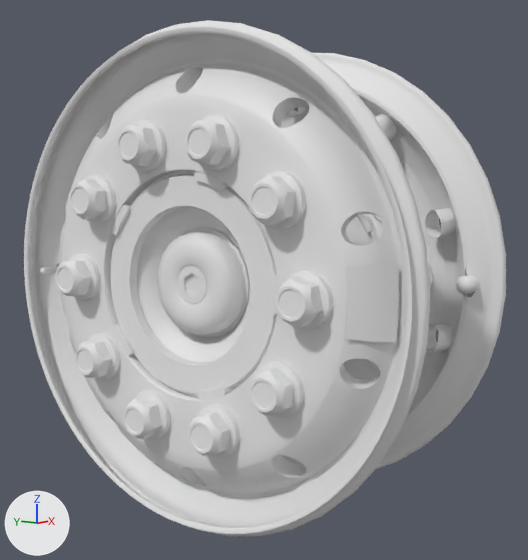
Two versions of the Blender file base/vehicle/truck/upgrade/rim/50k_alcoa/front.blend, one commit apart.
Camera for both pictures: a 50 mm camera at (-0.78, -0.586, 0.113) aimed at (0.012, -0.018, -0.005). Arrows for +X, +Y and +Z are at lower left; the lights stay in place. The same objects are shown in both versions, whatever each file hides.

The first picture shows 'alcoa.009', 'axle_scania_r', 'axle_scania_r.011', 'axle_scania_r.012', 'axle_scania_r.013', 'rim.018', 'rim.019', 'screws.001'.
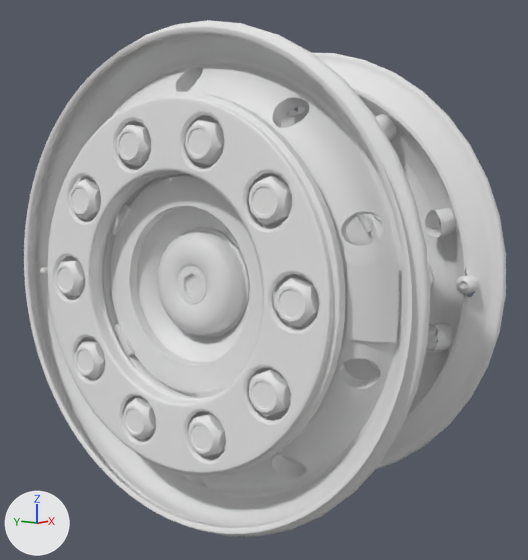
ob_front_scania is not drawn itself; it is the parent of ob_axle_scania_r_013, ob_axle_scania_r_012, ob_empty_scania_001, ob_empty_scania, ob_axle_scania_r_002, ob_axle_scania_r, ob_rim_020, ob_cylinder_009.

Boxes [x1, y1, x2, y2] around the edits, measured in the pictures (528 x 560 px):
```json
{"object": "rim.019", "change": "moved", "before": [24, 20, 431, 536], "after": [281, 53, 506, 469]}
{"object": "rim.018", "change": "moved", "before": [281, 53, 506, 469], "after": [24, 20, 431, 536]}
{"object": "rim_ring_L.010", "change": "added", "after": [48, 91, 345, 477]}
{"object": "axle_scania_r.013", "change": "moved", "before": [110, 170, 277, 397], "after": [236, 214, 376, 247]}
{"object": "axle_scania_r.012", "change": "moved", "before": [157, 228, 250, 338], "on screen": "not visible afterwards"}
{"object": "alcoa.008", "change": "moved", "after": [346, 262, 398, 343], "on screen": "not visible before"}
{"object": "alcoa.009", "change": "moved", "before": [346, 262, 398, 343], "on screen": "not visible afterwards"}
{"object": "axle_scania_r.011", "change": "moved", "before": [111, 172, 278, 400], "after": [357, 216, 375, 233]}
{"object": "Model1.009", "change": "moved", "before": [43, 266, 58, 274], "after": [40, 266, 59, 275]}
{"object": "screws.001", "change": "unchanged, covered by the edit", "before": [55, 115, 333, 457], "after": [369, 215, 433, 370]}
{"object": "screws", "change": "unchanged, uncovered by the edit", "before": [369, 215, 433, 370], "after": [55, 116, 319, 457]}
```

The change, as JSON lines over the scene's bpy script:
```json
{"op": "add", "block": "mat_paint", "code": ["mat_paint = principled_material('paint')", "mat_paint.base_color = (0.8, 0.8, 0.8)  # white #e7e7e7"]}
{"op": "add", "block": "me_meshmodel1_041", "code": ["me_meshmodel1_041 = bpy.data.meshes.new('MeshModel1.041')", "me_meshmodel1_041.from_pydata(...)  # 209 vertices, 190 faces; spans x -0.1566..-0.1362, y -0.2251..-0.1272, z -0.0698..0.0698", "me_meshmodel1_041.polygons.foreach_set('use_smooth', [True] * 190)", "me_meshmodel1_041.materials.append(mat_paint)  # white #e7e7e7"]}
{"op": "add", "block": "ob_front_scania", "code": "ob_front_scania.parent = ob_empty_daf"}
{"op": "add", "block": "ob_rim_ring_l_010", "code": ["ob_rim_ring_l_010 = bpy.data.objects.new('rim_ring_L.010', me_meshmodel1_041)", "ob_rim_ring_l_010.parent = ob_sr_empty_009", "ob_rim_ring_l_010.matrix_parent_inverse = Matrix(((1.0, 0.0, 0.0, 0.0), (0.0, 0.809, 0.588, 0.0), (0.0, -0.588, 0.809, 0.0), (0.0, 0.0, 0.0, 1.0)))", "ob_rim_ring_l_010.location = (0.0, 0.0, 0.0)", "_m = ob_rim_ring_l_010.modifiers.new('Array', 'ARRAY')", "_m.count = 10", "_m.use_constant_offset = True", "_m.constant_offset_displace = (0.0, 0.0, 0.0)", "_m.use_relative_offset = False", "_m.use_merge_vertices = True", "_m.use_merge_vertices_cap = True", "_m.merge_threshold = 0.00001", "_m.use_object_offset = True", "_m.offset_object = ob_sr_empty_009", "_m = ob_rim_ring_l_010.modifiers.new('EdgeSplit', 'EDGE_SPLIT')", "_m.use_edge_angle = False"]}
{"op": "add", "block": "ob_sr_empty_009", "code": ["ob_sr_empty_009 = bpy.data.objects.new('sr_empty.009', None)", "ob_sr_empty_009.parent = ob_front_mb", "ob_sr_empty_009.location = (0.0, 0.0, 0.0)", "ob_sr_empty_009.rotation_euler = (0.628, 0.0, 0.0)  # degrees (36, 0, 0)"]}
```
